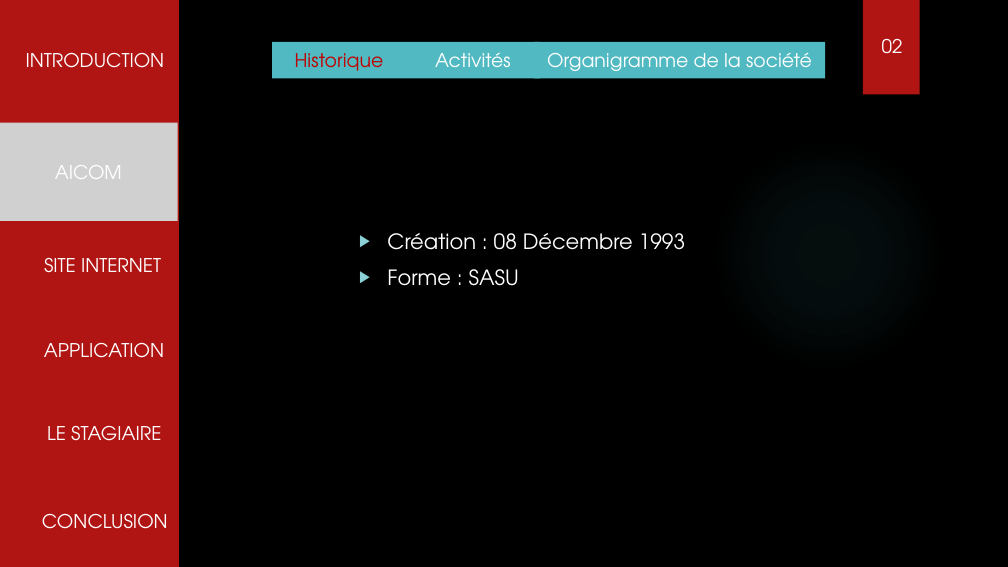
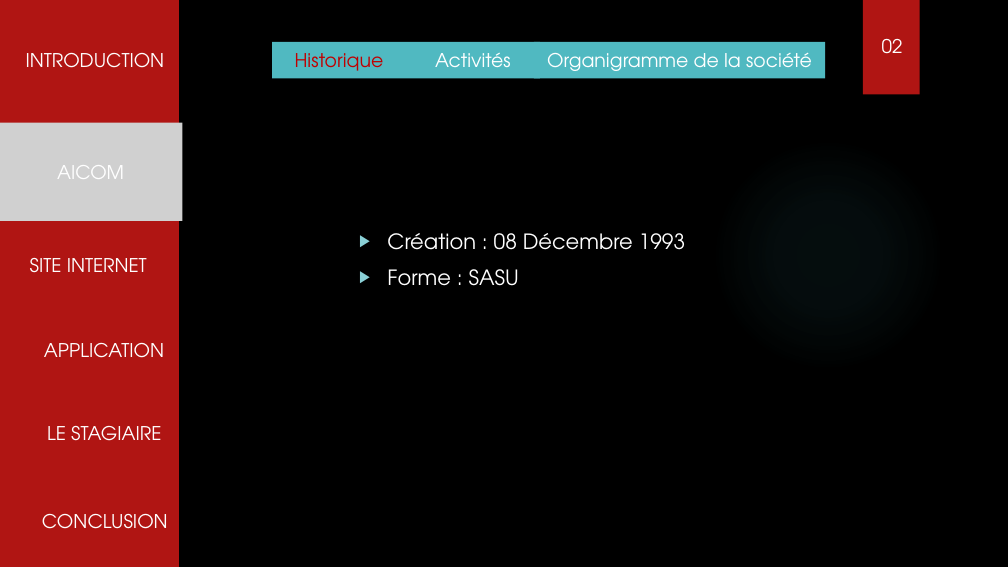
Before and after one commit to tochyvn/ma_banque_document, a slide deck: slide 3 of Aviaco france.pptx. Drawn at 1008x567 pixels with LibreOffice and Linux fonts; fonts in the diff are those of the drawing; grey boxes stand for pictures; background and template pictures are left out. Boxes give left, top, right and bottom in pixels: in the first picture for what was removed or moved away, otherwise in the second. Text is boxed around its words. In the diff, an @@ line names an element or a change of style, - is before the commit and + after.

```diff
--- a/Aviaco france.pptx
+++ b/Aviaco france.pptx
@@ picture "AICOM" resized from (x1=0, y1=123, x2=178, y2=221) to (x1=0, y1=123, x2=183, y2=221) @@
@@ text "SITE INTERNET" moved from (x1=44, y1=258, x2=161, y2=273) to (x1=30, y1=258, x2=147, y2=273) @@
```
Also in this commit, not shown: 7 other slides changed.
